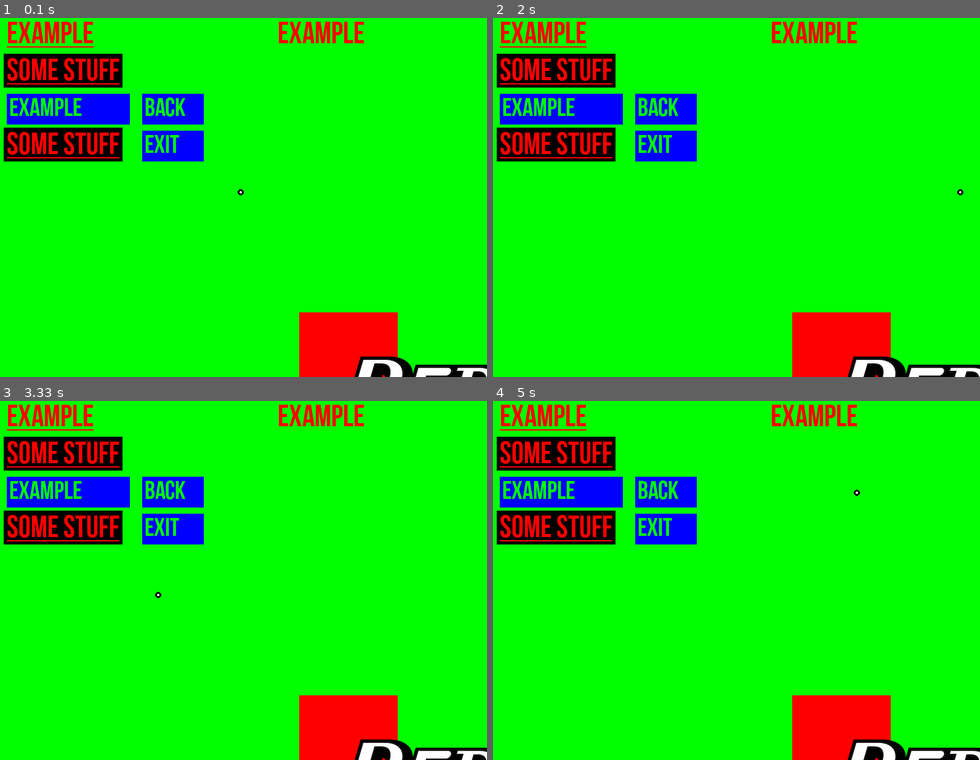
Above: before the commit, frames 1-4 (two rows, left to right).
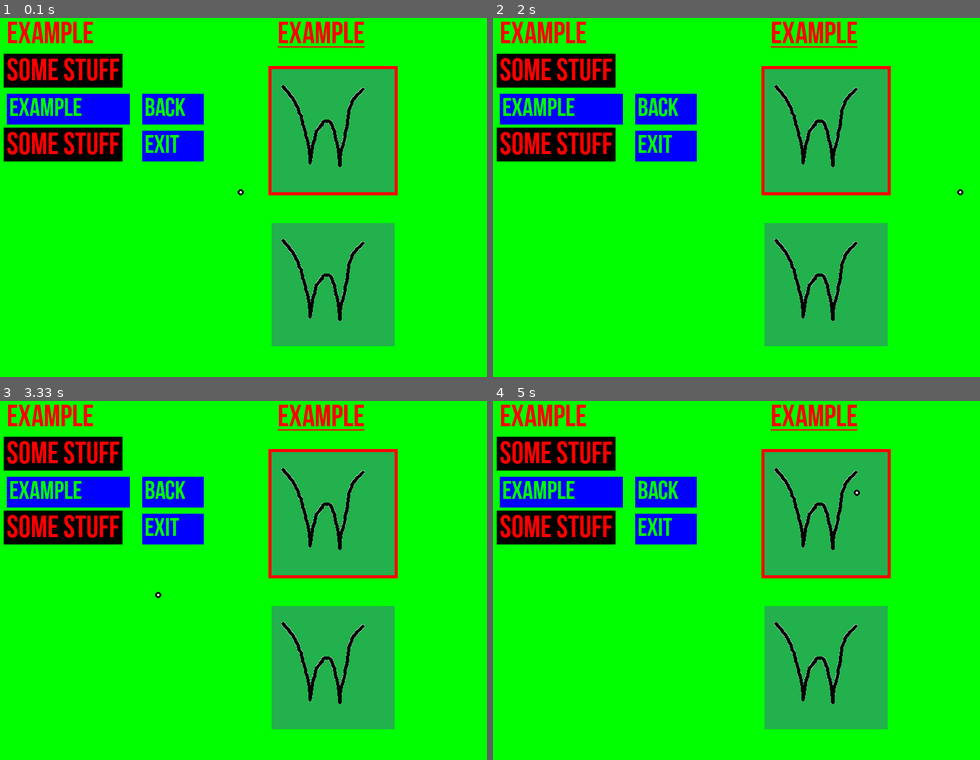
Above: after the commit, the same moments.

Repository: savagewil/Arcadia
Game: pygame game, started from ArcadiaCleint.py
Same seed, same stepped clock (60 frames per second), same inputs: the game is played once before the commit and once after it.
Inputs:
- Up to frame 1 (0.1 s): no input
- Up to frame 2 (2 s): hold Right 0.33-0.8 s; hold Left from 1.72 s (still down)
- Up to frame 3 (3.33 s): release Left at 2.25 s; hold Down 2.28-2.58 s; hold Up from 3.05 s (still down)
- Up to frame 4 (5 s): release Up at 3.42 s; hold Right 3.45-4.08 s; hold Left 4.52-4.98 s

The runs differ from the first frame. In frame 1, 21% of the frame differs, in the area x 1-100%, y 7-100%; in frame 2, 21%; in frame 3, 21%; in frame 4, 21%.

Commit message:
Modified

Diff:
--- a/Components/Hyperlink.py
+++ b/Components/Hyperlink.py
@@ -23,5 +23,7 @@
                 rect = pygame.Rect(self.Backloc, self.backLength_Width)
                 pygame.draw.rect(surface, color, rect)
             font = pygame.font.Font(self.font, self.height)
+            if not self.hover:
+                font.set_underline(True)
             text = font.render(self.text, 1, color2)
             surface.blit(text, self.loc)
--- a/Components/Label.py
+++ b/Components/Label.py
@@ -119,7 +119,5 @@
                 pygame.draw.rect(surface, color, self.rect)
 
             font = pygame.font.Font(self.font, self.height)
-            if not self.hover:
-                font.set_underline(True)
             text = font.render(self.text, 1, color2)
             surface.blit(text, self.loc)
--- a/Components/PictureHolder.py
+++ b/Components/PictureHolder.py
@@ -31,6 +31,11 @@
         elif self.back:
             self.border = 5
 
+        if "function" in kwargs:
+            self.function = kwargs["function"]
+        else:
+            self.function = None
+
     def display(self, screen):
 
         if self.visible:
--- a/Pages/ExamplePage.py
+++ b/Pages/ExamplePage.py
@@ -17,5 +17,6 @@
             Components.Button.Button([240, 140], 100, 50, "Back", ["blue", "green"], function=Pages.MainPage.MainPage),
             Components.Button.Button([240, 200], 100, 50, "Exit", ["blue", "green"], function="x"),
             Components.Hyperlink.Hyperlink([460, 20], 50, "Example", ["red", "red"]),
-            Components.PictureHolder.PictureHolder([500, 500], "Images/corner.png", backgroundColor="Red")
+            Components.PictureHolder.PictureHolder([450, 100], "Images/W.png", backgroundColor="Red"),
+            Components.PictureHolder.PictureHolder([450, 350], "Images/W.png")
         ]
